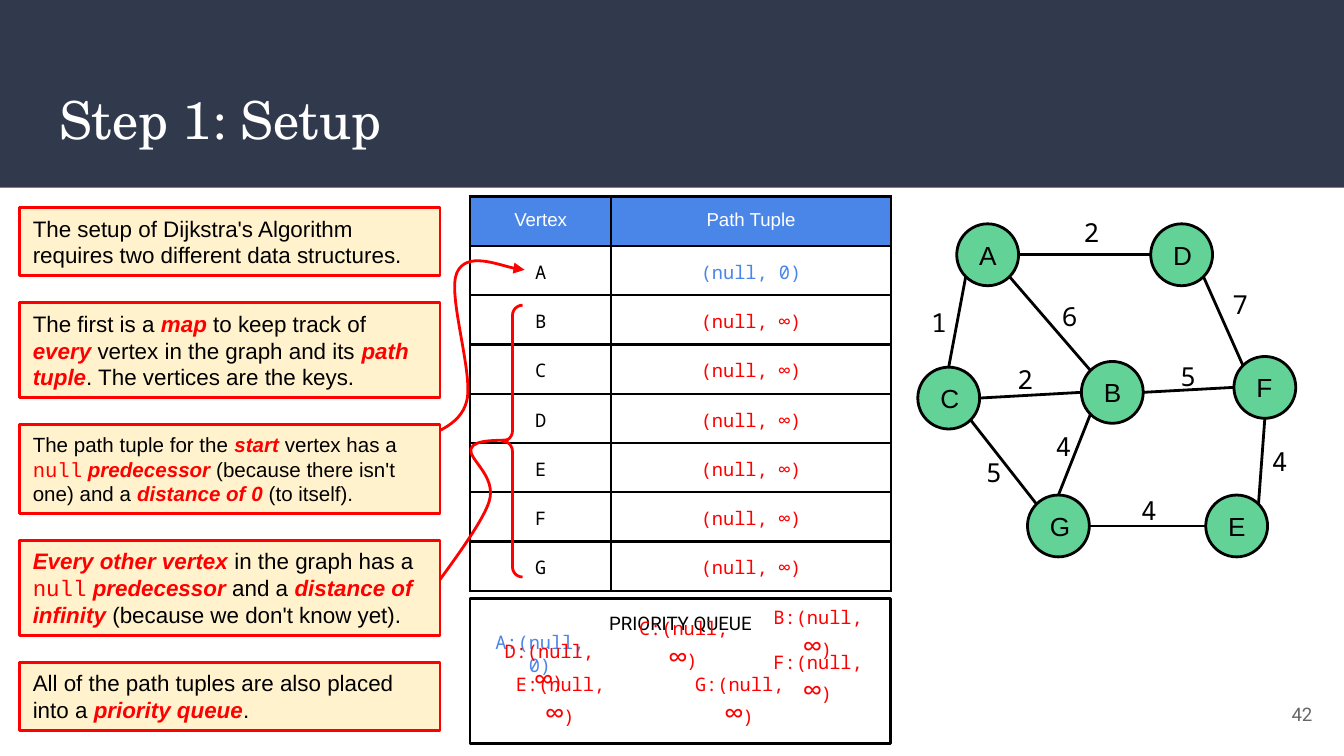
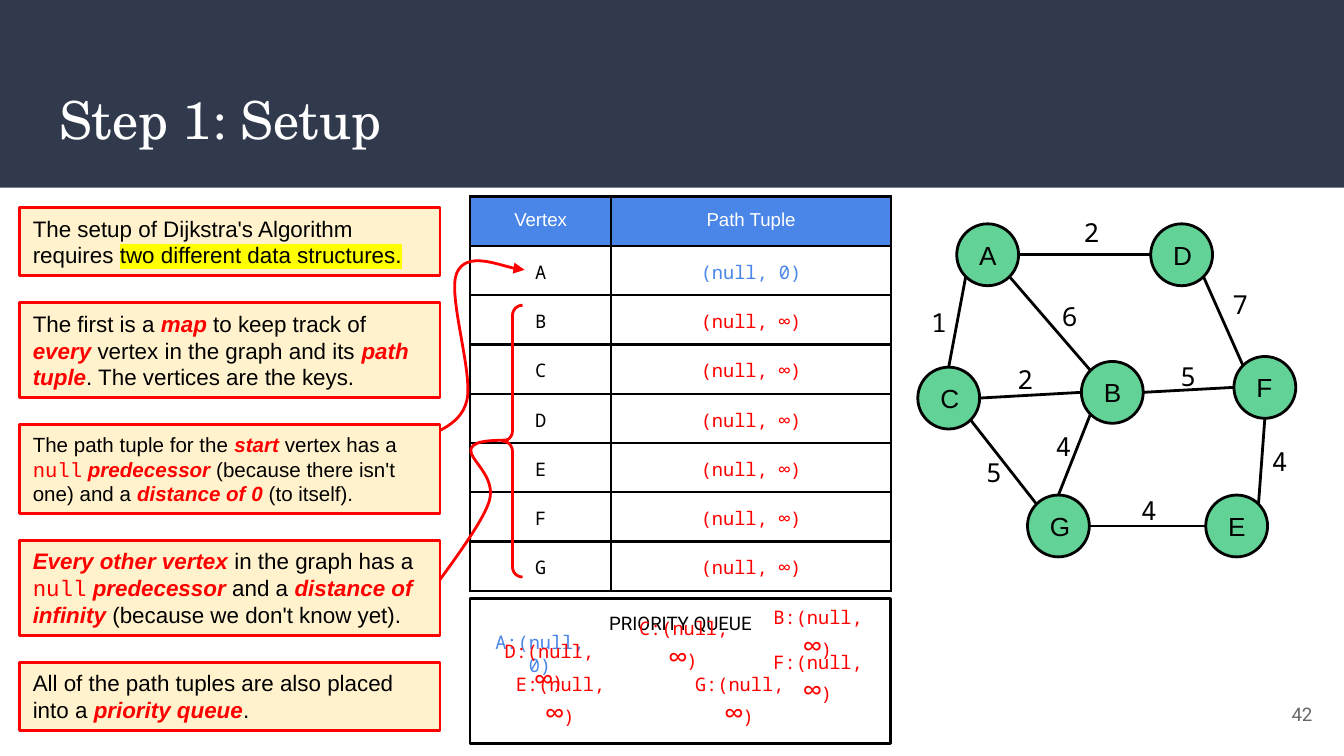
Before and after one commit to alam-tanweer/DailyFolder, a slide deck: slide 42 of CourseContent/Unit 13_Algorithm/tanweer/13_ Algorithms - ta.pptx. Drawn at 1344x756 pixels with LibreOffice and Linux fonts; fonts in the diff are those of the drawing. Boxes give left, top, right and bottom in pixels: in the first picture for what was removed or moved away, otherwise in the second. Text is boxed around its words. In the diff, an @@ line names an element or a change of style, - is before the commit and + after.

```diff
--- a/CourseContent/Unit 13_Algorithm/tanweer/13_ Algorithms - ta.pptx
+++ b/CourseContent/Unit 13_Algorithm/tanweer/13_ Algorithms - ta.pptx
@@ text "The setup of Dijkstra's Algorithm ..." at (x1=19, y1=200, x2=439, y2=282): highlight none to #FFFF00 in "two different data structures." @@
```
Also in this commit, not shown: 36 other slides changed, 5 other files.
